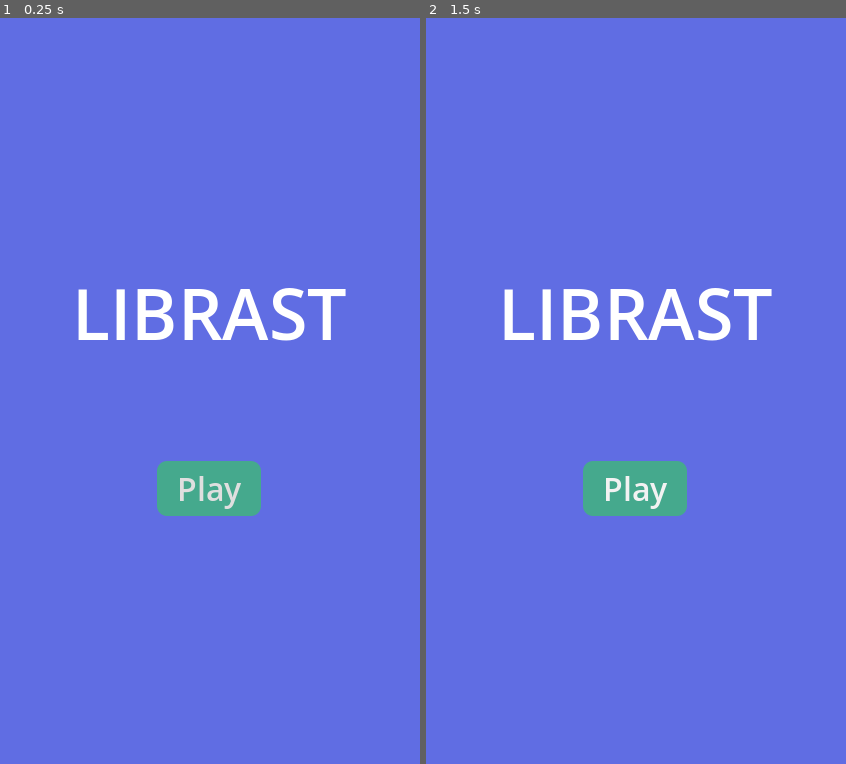
Above: before the commit, frames 1-2 (left to right).
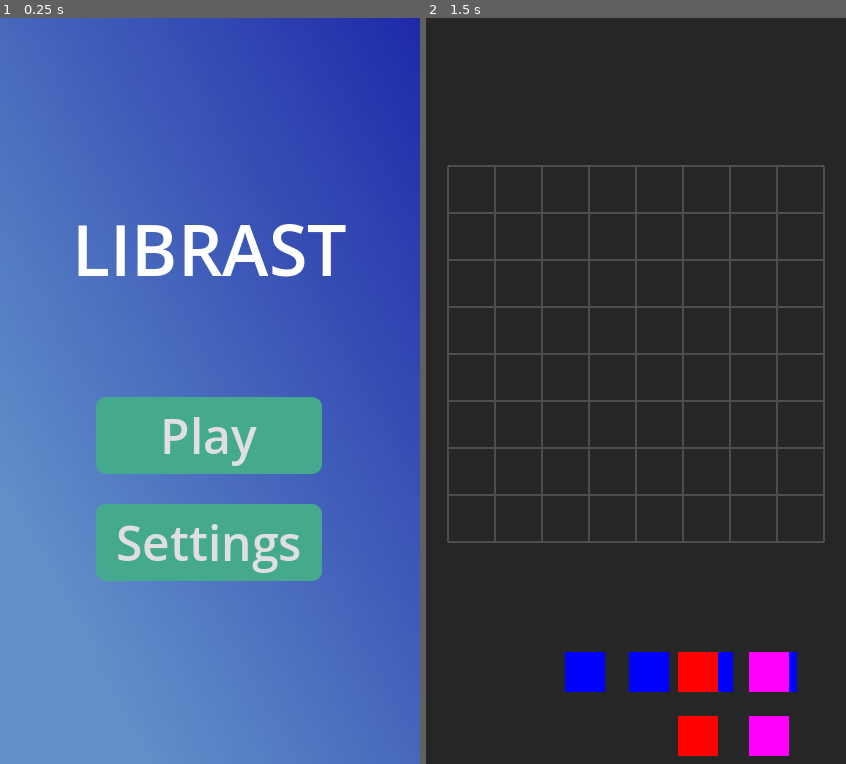
Above: after the commit, the same moments.

Repository: Piernikkk/librast
Game: Godot game, scene res://scenes/start_screen.tscn
Two runs of this game, one before a commit and one after it. Both use one fixed random seed, a clock stepped at 60 frames per second and the inputs below.
Inputs (mouse positions are in pixels of both pictures, inside the frame that each line leads up to):
- Up to frame 1 (0.25 s): no input
- Up to frame 2 (1.5 s): click (636, 540) at 0.5 s, where only the run after the commit has a clickable "Settings"; click "Play" at 1.25 s

The runs differ from the first frame. In frame 1, 99% of the frame differs, in the area x 0-100%, y 0-100%; in frame 2, 100%.
Error after the commit: Invalid access to property or key 'texture' on a base object of type 'ColorRect (block.gd)'. (res://scripts/shape.gd:73)

Commit message:
added main screen with button to start game

Diff:
--- a/project.godot
+++ b/project.godot
@@ -34,5 +34,6 @@
 
 textures/canvas_textures/default_texture_filter=0
 renderer/rendering_method="mobile"
+textures/vram_compression/import_etc2_astc=true
 textures/decals/filter=0
 textures/light_projectors/filter=0
--- a/scenes/start_screen.tscn
+++ b/scenes/start_screen.tscn
@@ -1,6 +1,14 @@
-[gd_scene load_steps=2 format=3 uid="uid://doqj2iwnefo41"]
+[gd_scene load_steps=5 format=3 uid="uid://doqj2iwnefo41"]
 
+[ext_resource type="Script" uid="uid://cfht5c5vibcwl" path="res://scripts/start_screen.gd" id="1_o7i0r"]
 [ext_resource type="Theme" uid="uid://cmx0sw68bgwxm" path="res://styles/button_style.tres" id="1_tx5wa"]
+
+[sub_resource type="Gradient" id="Gradient_he1sj"]
+colors = PackedColorArray(0.38189265, 0.56116074, 0.78945, 1, 0.12166885, 0.16789371, 0.6645546, 1)
+
+[sub_resource type="GradientTexture2D" id="GradientTexture2D_r2jwc"]
+gradient = SubResource("Gradient_he1sj")
+fill_from = Vector2(0.17289719, 0.80841124)
 
 [node name="Start Screen" type="Control"]
 layout_mode = 3
@@ -9,8 +17,9 @@
 anchor_bottom = 1.0
 grow_horizontal = 2
 grow_vertical = 2
+script = ExtResource("1_o7i0r")
 
-[node name="MarginContainer" type="MarginContainer" parent="."]
+[node name="Main" type="MarginContainer" parent="."]
 layout_mode = 1
 anchors_preset = 15
 anchor_right = 1.0
@@ -18,28 +27,37 @@
 grow_horizontal = 2
 grow_vertical = 2
 
-[node name="ColorRect" type="ColorRect" parent="MarginContainer"]
+[node name="TextureRect" type="TextureRect" parent="Main"]
 layout_mode = 2
-color = Color(0.37839484, 0.42656678, 0.8899608, 1)
+texture = SubResource("GradientTexture2D_r2jwc")
 
-[node name="VBoxContainer" type="VBoxContainer" parent="MarginContainer"]
+[node name="VBoxContainer" type="VBoxContainer" parent="Main"]
 layout_mode = 2
 size_flags_horizontal = 4
 size_flags_vertical = 4
 theme_override_constants/separation = 100
 
-[node name="Label" type="Label" parent="MarginContainer/VBoxContainer"]
+[node name="Label" type="Label" parent="Main/VBoxContainer"]
 layout_mode = 2
 theme_override_font_sizes/font_size = 70
 text = "LIBRAST"
 
-[node name="VBoxContainer" type="VBoxContainer" parent="MarginContainer/VBoxContainer"]
+[node name="VBoxContainer" type="VBoxContainer" parent="Main/VBoxContainer"]
 layout_mode = 2
 size_flags_horizontal = 4
 size_flags_vertical = 4
+theme_override_constants/separation = 30
 
-[node name="Button" type="Button" parent="MarginContainer/VBoxContainer/VBoxContainer"]
+[node name="Play Button" type="Button" parent="Main/VBoxContainer/VBoxContainer"]
 custom_minimum_size = Vector2(30, 30)
 layout_mode = 2
 theme = ExtResource("1_tx5wa")
 text = "Play"
+
+[node name="Button2" type="Button" parent="Main/VBoxContainer/VBoxContainer"]
+custom_minimum_size = Vector2(30, 30)
+layout_mode = 2
+theme = ExtResource("1_tx5wa")
+text = "Settings"
+
+[connection signal="pressed" from="Main/VBoxContainer/VBoxContainer/Play Button" to="." method="_on_play_pressed"]
--- a/scripts/block.gd
+++ b/scripts/block.gd
@@ -1,9 +1,9 @@
-extends Sprite2D
+extends ColorRect
 
 var grid_pos: Vector2i = Vector2i.ZERO;
 var shape_parent = null;
 
-func set_color(new_color: Color) -> void:
+func set_block_color(new_color: Color) -> void:
 	modulate = new_color;
 
 func check_nearby_grid_placements(grid_ref, snap_tolerance: float) -> Array:
--- a/scripts/shape.gd
+++ b/scripts/shape.gd
@@ -35,7 +35,7 @@
 			if idx < pattern.size() and pattern[idx]:
 				var block = block_scene.instantiate();
 				add_child(block);
-				block.set_color(color);
+				block.set_block_color(color);
 				block.position = Vector2(x * 64, y * 64);
 
 				block.grid_pos = Vector2i(x, y);
--- /dev/null
+++ b/scripts/start_screen.gd
@@ -0,0 +1,4 @@
+extends Control
+
+func _on_play_pressed() -> void:
+	get_tree().change_scene_to_file("res://scenes/main_scene.tscn");
--- a/sprites/block.tscn
+++ b/sprites/block.tscn
@@ -1,14 +1,8 @@
-[gd_scene load_steps=4 format=3 uid="uid://dkrxytgve65sg"]
+[gd_scene load_steps=2 format=3 uid="uid://dkrxytgve65sg"]
 
 [ext_resource type="Script" uid="uid://2f0jpmp4mpdn" path="res://scripts/block.gd" id="1_oge17"]
 
-[sub_resource type="Gradient" id="Gradient_oge17"]
-offsets = PackedFloat32Array(0, 0.7866667, 1)
-colors = PackedColorArray(0, 0, 0, 1, 0.56, 0.56, 0.56, 1, 1, 1, 1, 1)
-
-[sub_resource type="GradientTexture2D" id="GradientTexture2D_egey1"]
-gradient = SubResource("Gradient_oge17")
-
-[node name="Block" type="Sprite2D"]
-texture = SubResource("GradientTexture2D_egey1")
+[node name="Block" type="ColorRect"]
+offset_right = 40.0
+offset_bottom = 40.0
 script = ExtResource("1_oge17")
--- a/styles/button_style.tres
+++ b/styles/button_style.tres
@@ -7,7 +7,7 @@
 
 [resource]
 Button/constants/outline_size = 0
-Button/font_sizes/font_size = 32
+Button/font_sizes/font_size = 48
 Button/styles/focus = SubResource("StyleBoxEmpty_8tqd6")
 Button/styles/hover = ExtResource("1_8tqd6")
 Button/styles/normal = ExtResource("1_8tqd6")
Not shown, added: export_presets.cfg
Not shown, added: scripts/start_screen.gd.uid
